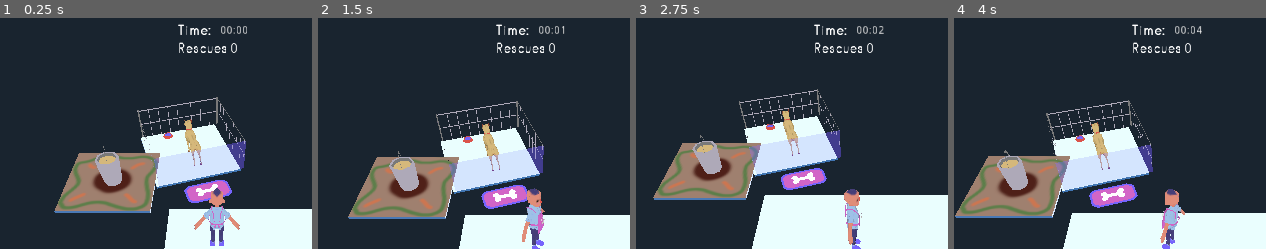
Above: before the commit, frames 1-4 (left to right).
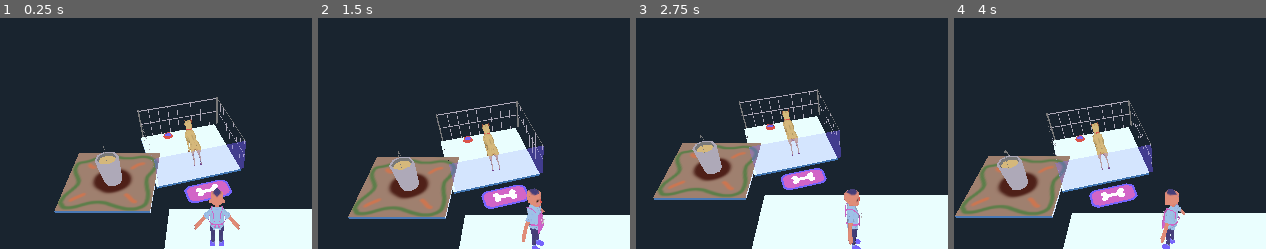
Above: after the commit, the same moments.

Repository: DevinPentecost/ld42
Game: Godot game, scene res://test_scenes/CharacterTest.tscn
Same seed, same stepped clock (60 frames per second), same inputs: the game is played once before the commit and once after it. The project has no main scene, so this scene is started directly.
Inputs (mouse positions are % of the whole screen's width and height, from its top left):
- Up to frame 1 (0.25 s): no input
- Up to frame 2 (1.5 s): tap Enter at 0.5 s; move the mouse to (64, 44) at 0.52 s; hold D (player_move_right) 0.53-1.28 s; tap Space (player_action) at 0.6, 1.35 s; click (64, 44) at 0.67 s; move the mouse to (10, 54) at 1.27 s; hold S (player_move_down) from 1.28 s (still down)
- Up to frame 3 (2.75 s): move the mouse to (49, 27) at 2.02 s; release S (player_move_down) at 2.03 s; hold D (player_move_right) from 2.03 s (still down); tap Space (player_action) at 2.1 s
- Up to frame 4 (4 s): move the mouse to (30, 70) at 2.77 s; release D (player_move_right) at 2.78 s; hold W (player_move_up) 2.78-3.53 s; tap Space (player_action) at 2.85, 3.6 s; click (30, 70) at 2.92 s; move the mouse to (74, 65) at 3.52 s; hold A (player_move_left) from 3.53 s (still down)
The pictures show only the part of the screen within x 1-51%, y 0-50%; the shares and areas given below are measured in that part.

The runs differ from the first frame. In frame 1, 0.7% of the frame differs, in the area x 57-80%, y 2-16%; in frame 2, 0.6%; in frame 3, 0.7%; in frame 4, 0.7%.
Error after the commit: Attempt to call function 'set_score' in base 'null instance' on a null instance. (res://objects/ui/GUI.gd:34)

Commit message:
emoter may or may not work

Diff:
--- a/project/objects/dog/Dog.gd
+++ b/project/objects/dog/Dog.gd
@@ -27,7 +27,10 @@
 export(float) var tend_rate = 1.0
 export(float) var adoption_rate = 1.0
 
+# Refs to other nodes
 var bio
+var dpar
+var emojiRef
 
 #Properties of the dog's status
 const MIN_START_HAPPINESS = 0.1
@@ -39,6 +42,9 @@
 func _ready():
 	# Called when the node is added to the scene for the first time.
 	# Initialization here
+
+	dpar = $"../.."
+	emojiRef = self.find_node("emoter")
 
 	# Generate a bio
 	bio = self.find_node("Biography")
@@ -58,7 +64,7 @@
 	_update_status(delta)
 
 	#Tell our parent to let folks know we've updated
-	var dpar = $"../.."
+
 	if dpar != null:
 		$"../..".emit_signal("dog_status_changed")
 
@@ -73,11 +79,15 @@
 	if happiness >= MIN_ADOPTION_HAPPINESS:
 		adoption += adoption_rate * delta
 
+		emojiRef.ShowHeart(1)
+
 		#Are we super happy?!
 		if adoption >= 1:
 			#Someone adopted us
 			emit_signal("adopted")
 			set_process(false)
+	else:
+		emojiRef.ShowAnger(1)
 
 func feed():
 	#The dog is fed and happy!
--- a/project/objects/dog/Dog.tscn
+++ b/project/objects/dog/Dog.tscn
@@ -1,10 +1,11 @@
-[gd_scene load_steps=7 format=2]
+[gd_scene load_steps=8 format=2]
 
 [ext_resource path="res://objects/dog/Dog.gd" type="Script" id=1]
 [ext_resource path="res://objects/dog/dog_texture_a.png" type="Texture" id=2]
 [ext_resource path="res://objects/dog/dog_texture_b.png" type="Texture" id=3]
 [ext_resource path="res://objects/dogbio.gd" type="Script" id=4]
 [ext_resource path="res://objects/dog/dog.dae" type="PackedScene" id=5]
+[ext_resource path="res://objects/emoter.tscn" type="PackedScene" id=6]
 
 [sub_resource type="CapsuleMesh" id=1]
 
@@ -14,7 +15,7 @@
 radial_segments = 64
 rings = 8
 
-[node name="Dog" type="Spatial"]
+[node name="Dog" type="Spatial" index="0"]
 
 script = ExtResource( 1 )
 TEXTURE_A = ExtResource( 2 )
@@ -57,3 +58,5 @@
 
 transform = Transform( -6.51683e-08, 0, -0.4, 0, 0.4, 0, 0.4, 0, -6.51683e-08, 0, 0, 0 )
 _sections_unfolded = [ "Transform" ]
+
+[node name="emoter" parent="." index="3" instance=ExtResource( 6 )]
--- /dev/null
+++ b/project/objects/emoter.tscn
@@ -0,0 +1,154 @@
+[gd_scene load_steps=4 format=2]
+
+[ext_resource path="res://sprites/emoticons/emote_heart.png" type="Texture" id=1]
+
+[sub_resource type="GDScript" id=1]
+
+script/source = "extends Spatial
+
+var _heart = load(\"res://sprites/emoticons/emote_heart.png\")
+var _heartBroken = load(\"res://sprites/emoticons/emote_heartBroken.png\")
+var _swirl = load(\"res://sprites/emoticons/emote_swirl.png\")
+var _anger = load(\"res://sprites/emoticons/emote_anger.png\")
+
+
+
+
+var _animDuration = 3.0
+var _icon = _heart
+
+
+var _animSpeed = 0.5
+var _animMagnitude = 10.0
+
+var _animProgress = 0.0
+
+var _initialPos
+
+func ShowHeart(duration):
+	_setIcon(_heart, duration)
+
+func ShowHeartBroken(duration):
+	_setIcon(_heartBroken, duration)
+
+func ShowSwirl(duration):
+	_setIcon(_swirl, duration)
+
+func ShowAnger(duration):
+	_setIcon(_anger, duration)
+
+func _setIcon(icon, duration):
+	if _icon == icon:
+		if _animDuration < duration:
+			_animDuration = duration
+		return
+
+	_icon = icon
+	self.get_child(0).texture = _icon
+	_animDuration = duration
+	_animProgress = 0.0
+	_animDuration = _animDuration * _animSpeed
+
+func _ready():
+	_initialPos = self.translation
+	# Called when the node is added to the scene for the first time.
+	# Initialization here
+	pass
+
+func _process(delta):
+	_animProgress = _animProgress + (delta * _animSpeed)
+	if _animProgress > _animDuration:
+		self.visible = false
+		self.translation.y = _initialPos.y
+	else:
+		self.visible = true
+		self.translation.y = _initialPos.y + (cos(_animProgress) + 1) * _animMagnitude "
+
+[sub_resource type="SpatialMaterial" id=2]
+
+render_priority = 0
+flags_transparent = true
+flags_unshaded = true
+flags_vertex_lighting = false
+flags_no_depth_test = false
+flags_use_point_size = false
+flags_world_triplanar = false
+flags_fixed_size = false
+flags_albedo_tex_force_srgb = false
+vertex_color_use_as_albedo = false
+vertex_color_is_srgb = false
+params_diffuse_mode = 0
+params_specular_mode = 0
+params_blend_mode = 0
+params_cull_mode = 0
+params_depth_draw_mode = 0
+params_line_width = 1.0
+params_point_size = 1.0
+params_billboard_mode = 1
+params_grow = false
+params_use_alpha_scissor = false
+albedo_color = Color( 1, 1, 1, 1 )
+metallic = 0.0
+metallic_specular = 0.5
+metallic_texture_channel = 0
+roughness = 0.0
+roughness_texture_channel = 0
+emission_enabled = false
+normal_enabled = false
+rim_enabled = false
+clearcoat_enabled = false
+anisotropy_enabled = false
+ao_enabled = false
+depth_enabled = false
+subsurf_scatter_enabled = false
+transmission_enabled = false
+refraction_enabled = false
+detail_enabled = false
+uv1_scale = Vector3( 1, 1, 1 )
+uv1_offset = Vector3( 0, 0, 0 )
+uv1_triplanar = false
+uv1_triplanar_sharpness = 1.0
+uv2_scale = Vector3( 1, 1, 1 )
+uv2_offset = Vector3( 0, 0, 0 )
+uv2_triplanar = false
+uv2_triplanar_sharpness = 1.0
+proximity_fade_enable = false
+distance_fade_enable = false
+_sections_unfolded = [ "Flags", "Parameters" ]
+
+[node name="emoter" type="Spatial"]
+
+transform = Transform( 1, 0, 0, 0, 1, 0, 0, 0, 1, -0.466241, 2.03345, 0 )
+script = SubResource( 1 )
+_sections_unfolded = [ "Transform" ]
+
+[node name="emoji" type="Sprite3D" parent="." index="0"]
+
+layers = 1
+material_override = SubResource( 2 )
+cast_shadow = 1
+extra_cull_margin = 0.0
+use_in_baked_light = false
+lod_min_distance = 0.0
+lod_min_hysteresis = 0.0
+lod_max_distance = 0.0
+lod_max_hysteresis = 0.0
+centered = true
+offset = Vector2( 0, 0 )
+flip_h = false
+flip_v = false
+modulate = Color( 1, 1, 1, 1 )
+opacity = 1.0
+pixel_size = 0.01
+axis = 2
+transparent = true
+shaded = false
+double_sided = true
+alpha_cut = 0
+texture = ExtResource( 1 )
+vframes = 1
+hframes = 1
+frame = 0
+region_enabled = false
+region_rect = Rect2( 0, 0, 0, 0 )
+_sections_unfolded = [ "Animation", "Geometry", "LOD", "Pause", "Region", "Transform", "Visibility" ]
--- a/project/objects/ui/GUI.tscn
+++ b/project/objects/ui/GUI.tscn
@@ -1,13 +1,10 @@
-[gd_scene load_steps=4 format=2]
+[gd_scene load_steps=3 format=2]
 
 [ext_resource path="res://objects/ui/GUI.gd" type="Script" id=1]
 [ext_resource path="res://objects/ui/BioContainer.tscn" type="PackedScene" id=2]
-[ext_resource path="res://objects/ui/ScoreContainer.tscn" type="PackedScene" id=3]
 
 [node name="GUI" type="Node"]
 
 script = ExtResource( 1 )
 
 [node name="BioContainer" parent="." index="0" instance=ExtResource( 2 )]
-
-[node name="ScoreContainer" parent="." index="1" instance=ExtResource( 3 )]
Binary file removed: project/sprites/emoticons/bg.png
Not shown, removed: project/sprites/emoticons/bg.png.import
Binary file added: project/sprites/emoticons/emote__.png
Not shown, added: project/sprites/emoticons/emote__.png.import
Binary file added: project/sprites/emoticons/emote_alert.png
Not shown, added: project/sprites/emoticons/emote_alert.png.import
Binary file added: project/sprites/emoticons/emote_anger.png
Not shown, added: project/sprites/emoticons/emote_anger.png.import
Binary file added: project/sprites/emoticons/emote_bars.png
Not shown, added: project/sprites/emoticons/emote_bars.png.import
Binary file added: project/sprites/emoticons/emote_cash.png
Not shown, added: project/sprites/emoticons/emote_cash.png.import
(and 108 more such lines)
